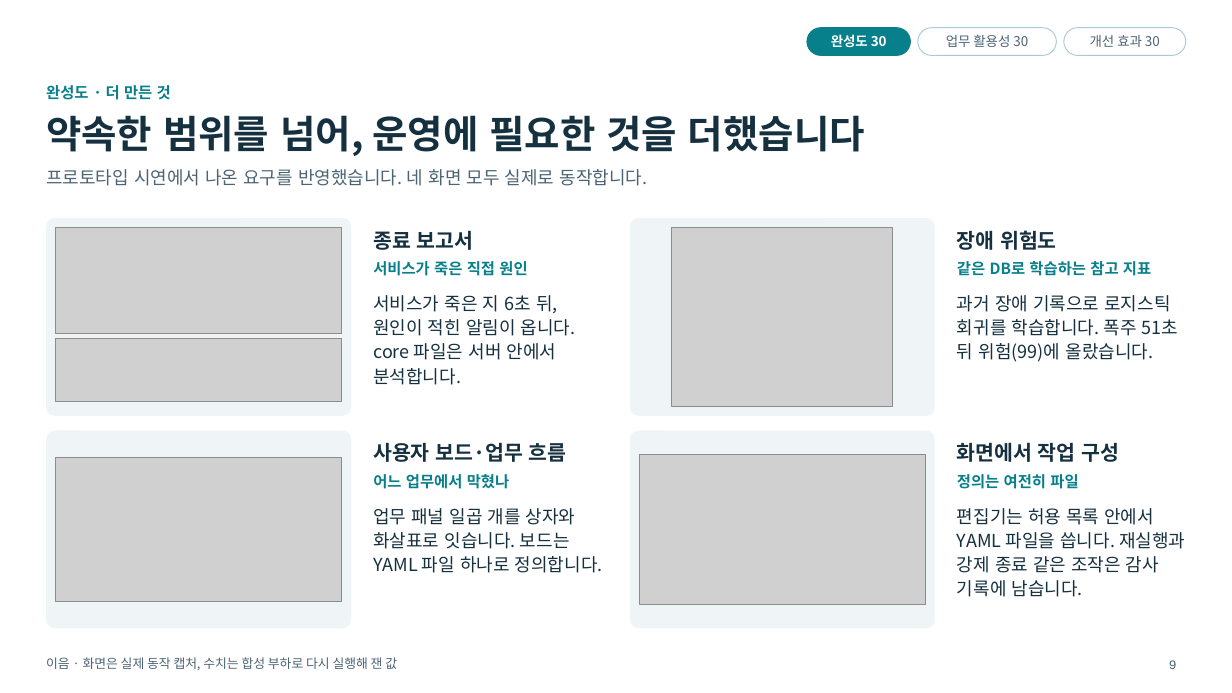
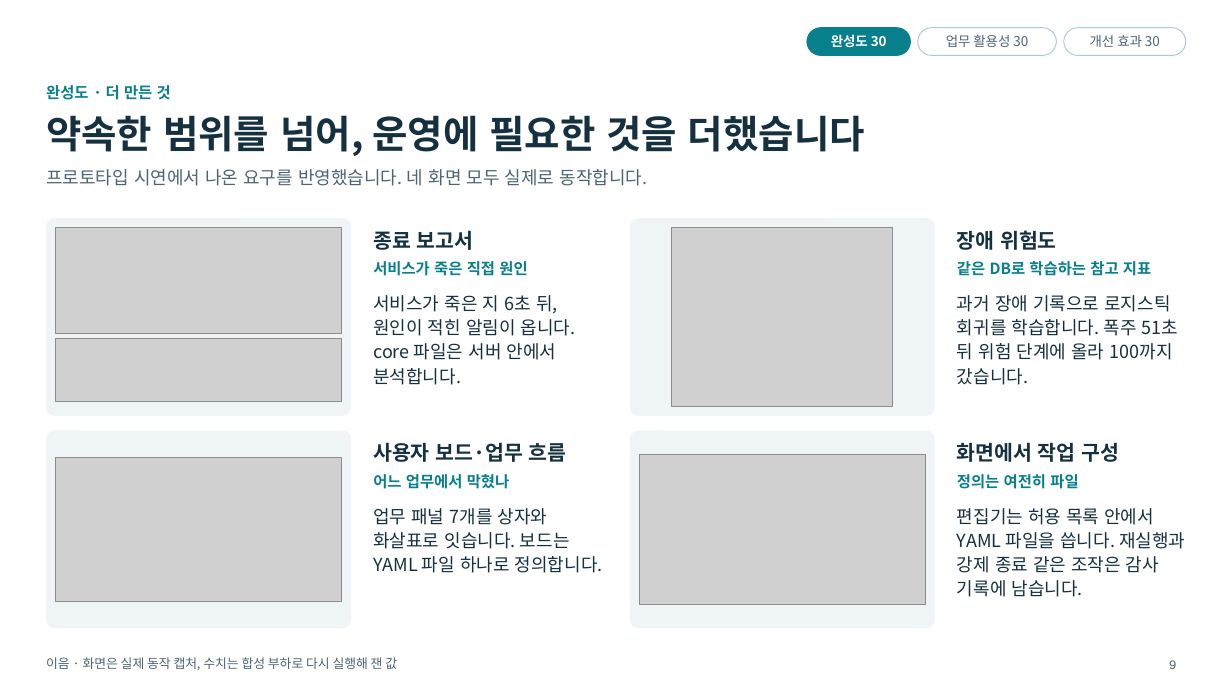
Before and after one commit to bulletgirls/contune, a slide deck: slide 9 of docs/submission/eum-presentation.pptx. Drawn at 1232x693 pixels with LibreOffice and Linux fonts; fonts in the diff are those of the drawing; grey boxes stand for pictures; background and template pictures are left out. Boxes give left, top, right and bottom in pixels: in the first picture for what was removed or moved away, otherwise in the second. Text is boxed around its words. In the diff, an @@ line names an element or a change of style, - is before the commit and + after.

```diff
--- a/docs/submission/eum-presentation.pptx
+++ b/docs/submission/eum-presentation.pptx
@@ text at <box>957,295,1179,385</box>: text changed @@
-과거 장애 기록으로 로지스틱 회귀를 학습합니다. 폭주 51초 뒤 위험(99)에 올랐습니다.
+과거 장애 기록으로 로지스틱 회귀를 학습합니다. 폭주 51초 뒤 위험 단계에 올라 100까지 갔습니다.
@@ text at <box>373,508,603,573</box>: text changed @@
-업무 패널 일곱 개를 상자와 화살표로 잇습니다. 보드는 YAML 파일 하나로 정의합니다.
+업무 패널 7개를 상자와 화살표로 잇습니다. 보드는 YAML 파일 하나로 정의합니다.
```
Also in this commit, not shown: 13 other slides changed, 8 other files.
